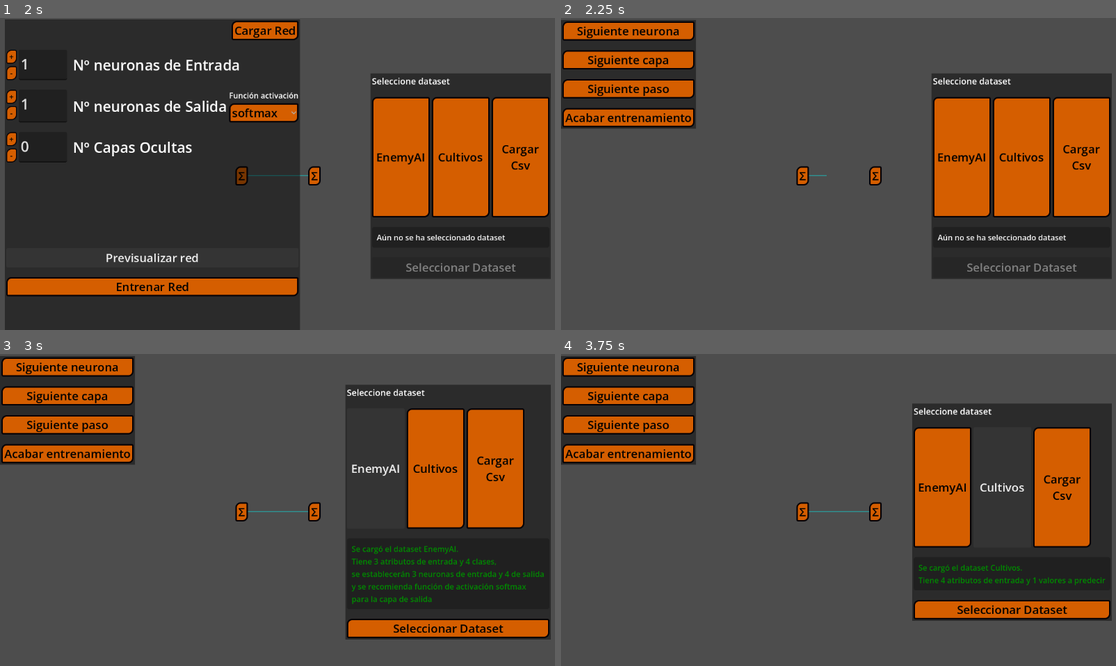
Above: before the commit, frames 1-4 (two rows, left to right).
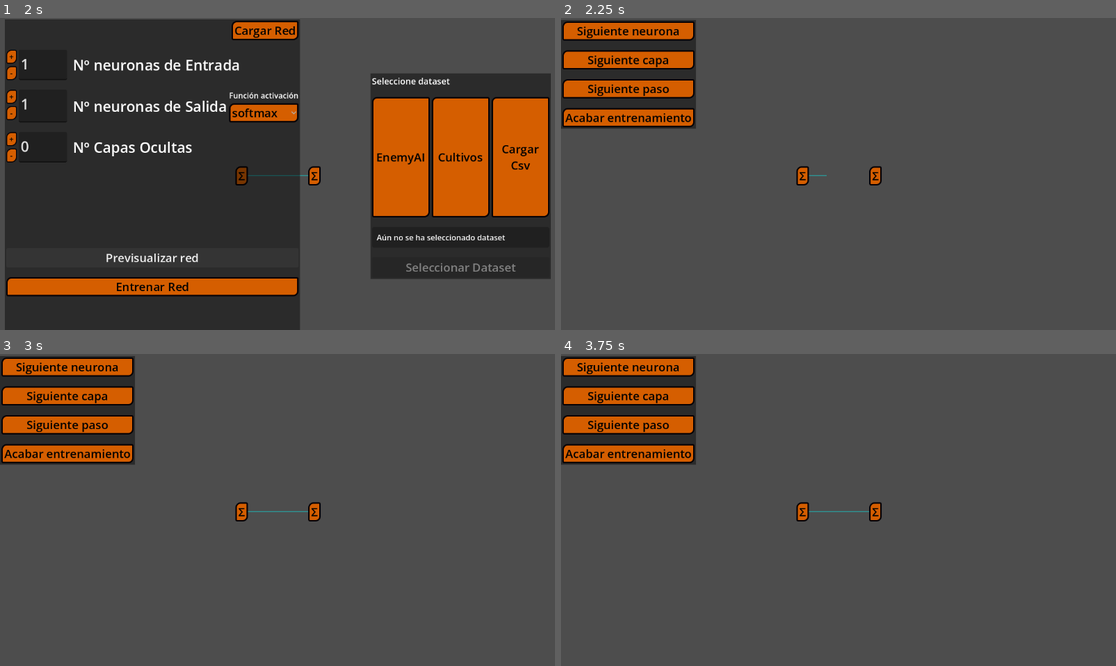
Above: after the commit, the same moments.

Repository: HectorAldao/visualizing_machine_learning
Game: Godot game, scene res://scenes/views/nn_view/nn_view.tscn
Same seed, same stepped clock (60 frames per second), same inputs: the game is played once before the commit and once after it. This scene is started directly instead of the project's main scene.
Inputs (mouse positions are in pixels of both pictures, inside the frame that each line leads up to):
- Up to frame 1 (2 s): click "Cargar Red" at 0.5 s; click "Previsualizar red" at 1.25 s
- Up to frame 2 (2.25 s): click "Entrenar Red" at 2 s
- Up to frame 3 (3 s): click (399, 494) at 2.75 s, where only the run before the commit has a clickable "EnemyAI"
- Up to frame 4 (3.75 s): click (993, 469) at 3.5 s, where only the run before the commit has a clickable "Cultivos"

Frame 1 is identical in both runs. In frame 2, 21% of the frame differs, in the area x 66-100%, y 17-84%; in frame 3, 30%, in the area x 62-100%, y 9-92%; in frame 4, 25%.

Commit message:
feat: the trian data is saved in nn_view

Diff:
--- a/godot_project/scenes/interface/nn/create_nn_menu/create_nn_menu.gd
+++ b/godot_project/scenes/interface/nn/create_nn_menu/create_nn_menu.gd
@@ -67,8 +67,7 @@
 		"StartButton":
 			SignalsObserver.reload_nn.emit()
 			SignalsObserver.train_nn.emit()
-			#visible = false
-			#print(Variables.nn.nn_tmp_dict)  #debug
+			visible = false			#print(Variables.nn.nn_tmp_dict)  #debug
 
 
 ## When the text is changed, there must change 1 or 2 things.
--- a/godot_project/scenes/interface/nn/panel_dataset_selection/panel_dataset_selection.gd
+++ b/godot_project/scenes/interface/nn/panel_dataset_selection/panel_dataset_selection.gd
@@ -57,8 +57,13 @@
 	for button: Button in hboxcontainer.get_children():
 		button.pressed.connect(_on_button_pressed.bind(button.text))
 
+	SignalsObserver.train_nn.connect(_on_nn_train_started)
+
 func _on_entrenar_button_pressed():
 	SignalsObserver.dataset_selected_nn.emit(datast_info, attrs_info, nn_restrictions)
+	visible = false
+
+func _on_nn_train_started():
 	visible = false
 
 func _on_button_pressed(option: String):
--- a/godot_project/scenes/views/nn_view/nn_view.gd
+++ b/godot_project/scenes/views/nn_view/nn_view.gd
@@ -10,7 +10,8 @@
 
 var _is_centering: bool = false
 
-#signal nn_size_updated
+var train_data: Array[Dictionary]
+var train_attributtes: Array[String]
 
 
 func _ready() -> void:
@@ -155,7 +156,8 @@
 
 func _on_dataset_selected(data:Array[Dictionary], attrs: Array[String], nn_restrictions: Dictionary[int, int]):
 
-	# TODO: things related to set the "data" and "attrs" for the training
+	train_data = data.duplicate(true)
+	train_attributtes = attrs.duplicate()
 
 	SignalsObserver.establish_nn_dset_restrictions.emit(nn_restrictions)
 
